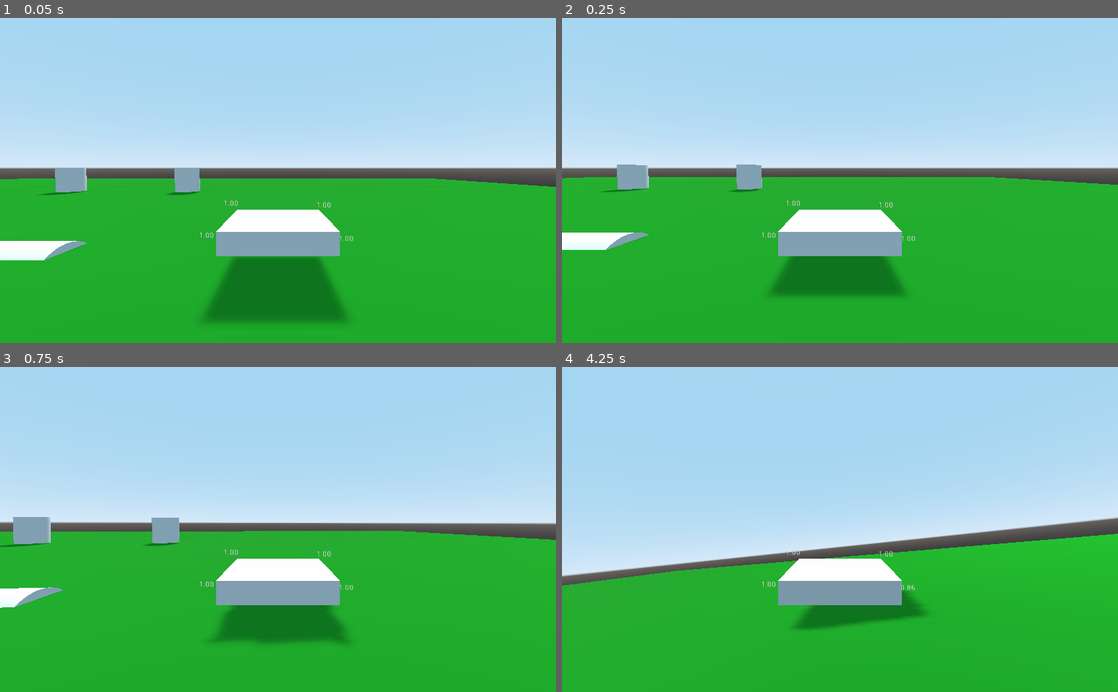
Above: before the commit, frames 1-4 (two rows, left to right).
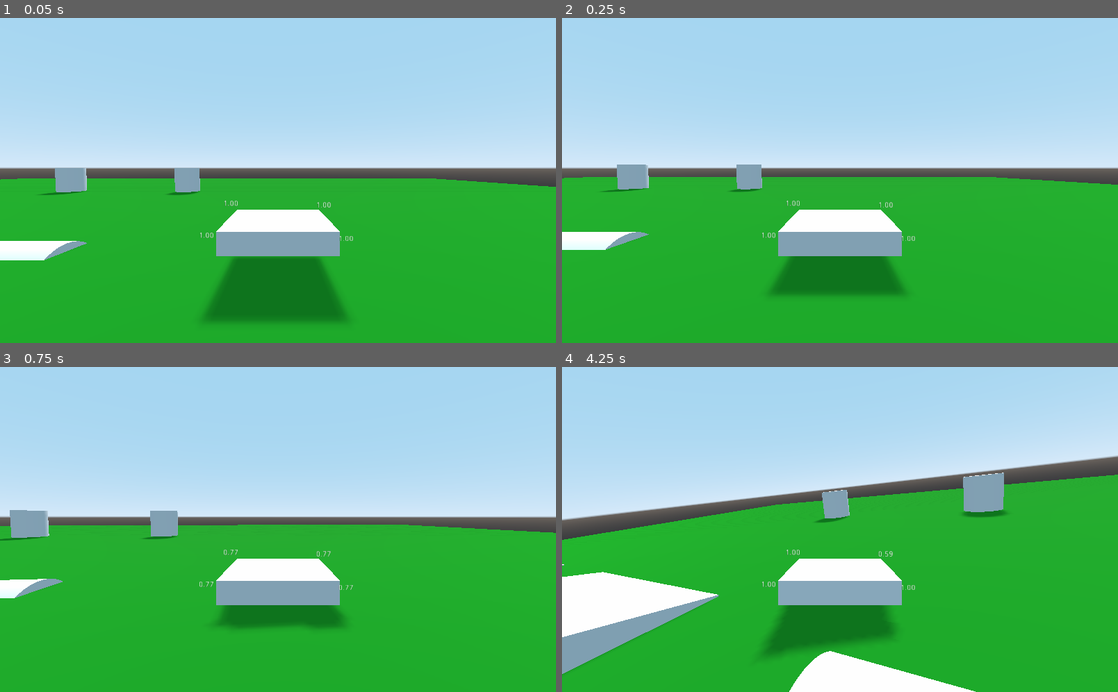
Above: after the commit, the same moments.

Repository: kirca/godot_vehicle_arcade
Game: Godot game, scene res://TestStage.tscn
The game is run twice, just before and just after one commit, with the same random seed, the same clock (stepped at 60 frames per second) and the same inputs.
Inputs:
- Up to frame 1 (0.05 s): no input
- Up to frame 2 (0.25 s): no input
- Up to frame 3 (0.75 s): hold Right (ui_right) from 0.53 s (still down)
- Up to frame 4 (4.25 s): tap Space (ui_select) at 0.77, 1.52, 3.02, 3.77 s; release Right (ui_right) at 1.28 s; hold Down (ui_down) 1.28-2.03 s; hold Right (ui_right) 2.03-2.78 s; hold Up (ui_up) 2.78-3.53 s; hold Left (ui_left) from 3.53 s (still down)

Frame 1 is identical in both runs. In frame 2, less than 0.1% of the frame differs, in the area x 0-99%, y 45-72%; in frame 3, 6.4%; in frame 4, 37%, in the area x 0-100%, y 20-100%.

Commit message:
Add suspension specifc damping and reduce the global vehicle linear damping

Diff:
--- a/ArcadeVehicle.gd
+++ b/ArcadeVehicle.gd
@@ -6,7 +6,7 @@
 	var can_accelerate = $RearLeft.is_colliding() or $RearRight.is_colliding()
 	var can_turn = $FrontLeft.is_colliding() or $FrontRight.is_colliding()
 	if Input.is_action_pressed("ui_up") and can_accelerate:
-		add_central_force(position_node.basis[2].normalized() * 30 * mass)
+		add_central_force(position_node.basis[2].normalized() * 10 * mass)
 	if Input.is_action_pressed("ui_down") and can_accelerate:
 		add_central_force(position_node.basis[2].normalized() * -10 * mass)
 	if Input.is_action_pressed("ui_left") and can_turn:
--- a/ArcadeVehicle.tscn
+++ b/ArcadeVehicle.tscn
@@ -9,7 +9,7 @@
 
 [node name="ArcadeVehicle" type="RigidBody"]
 mass = 20.0
-linear_damp = 0.85
+linear_damp = 0.2
 angular_damp = 0.99
 script = ExtResource( 2 )
 
--- a/suspension.gd
+++ b/suspension.gd
@@ -12,6 +12,7 @@
 	if is_colliding():
 		compression_rate = compression / cast_to.length()
 		force = 600 * clamp(1 - compression_rate, 0, 1)
+		force -= 150 * vehicle.linear_velocity.y
 		force = force * vehicle.mass * delta
 		var force_pos = global_transform.origin - vehicle.global_transform.origin
 		vehicle.add_force(force * collision_normal, force_pos)
